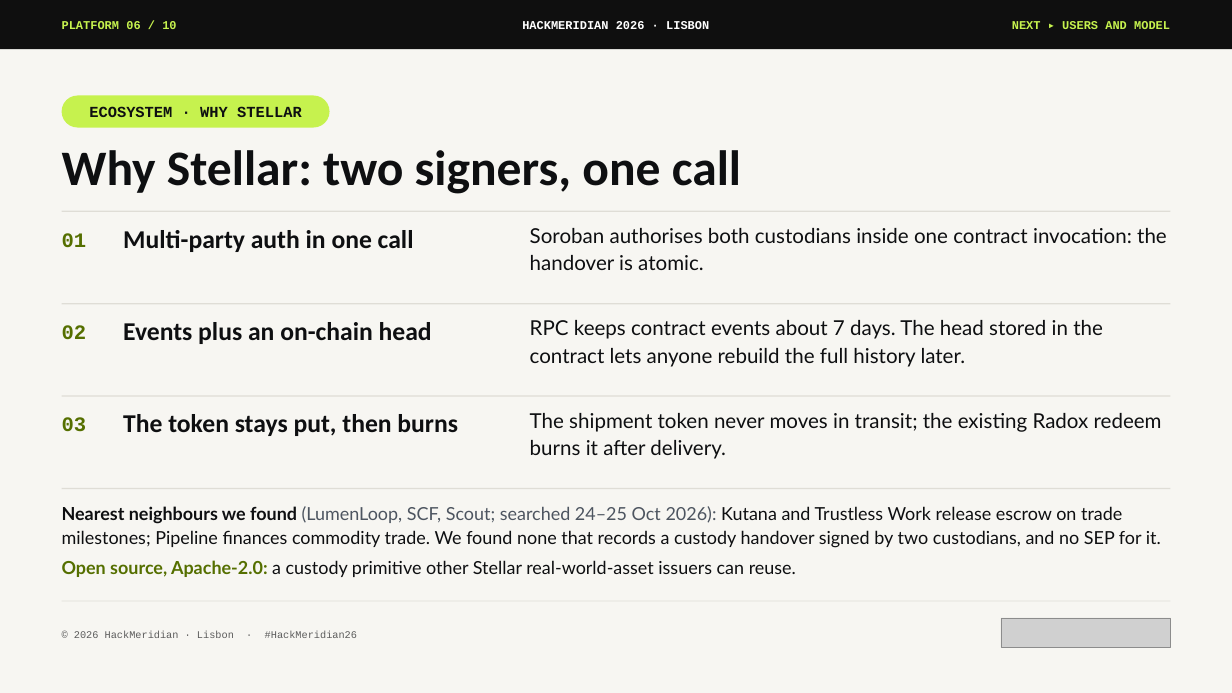
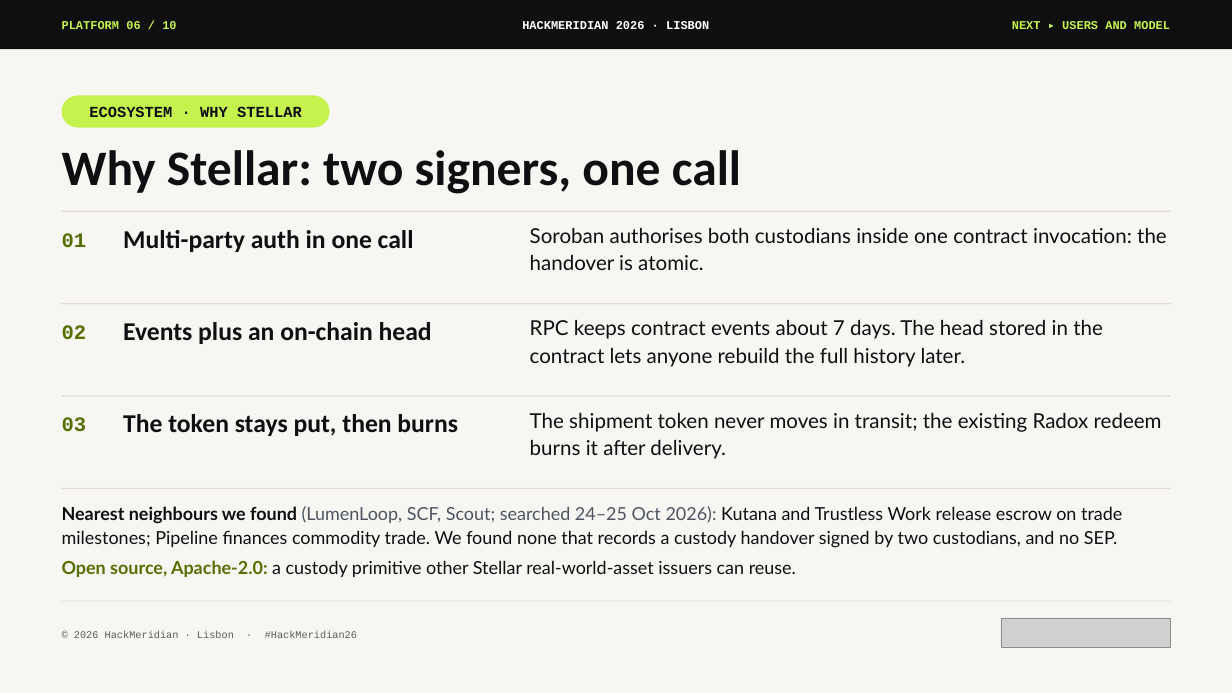
Before and after one commit to pwsaragossy/hackmeridian-cos, a slide deck: slide 6 of projects/hackmeridian-rail/deck/radox-custody-rail.pptx. Drawn at 1232x693 pixels with LibreOffice and Linux fonts; fonts in the diff are those of the drawing; grey boxes stand for pictures. Boxes give left, top, right and bottom in pixels: in the first picture for what was removed or moved away, otherwise in the second. Text is boxed around its words. In the diff, an @@ line names an element or a change of style, - is before the commit and + after.

```diff
--- a/projects/hackmeridian-rail/deck/radox-custody-rail.pptx
+++ b/projects/hackmeridian-rail/deck/radox-custody-rail.pptx
@@ text at [62, 506, 1122, 548]: text changed @@
-Nearest neighbours we found (LumenLoop, SCF, Scout; searched 24–25 Oct 2026): Kutana and Trustless Work release escrow on trade milestones; Pipeline finances commodity trade. We found none that records a custody handover signed by two custodians, and no SEP for it.
+Nearest neighbours we found (LumenLoop, SCF, Scout; searched 24–25 Oct 2026): Kutana and Trustless Work release escrow on trade milestones; Pipeline finances commodity trade. We found none that records a custody handover signed by two custodians, and no SEP.
```
Also in this commit, not shown: 6 other files.
